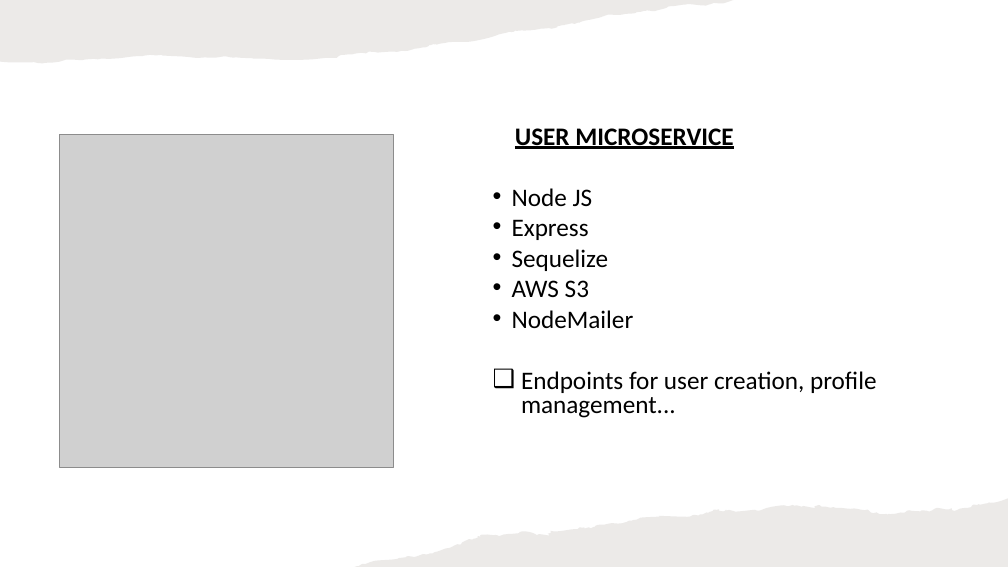
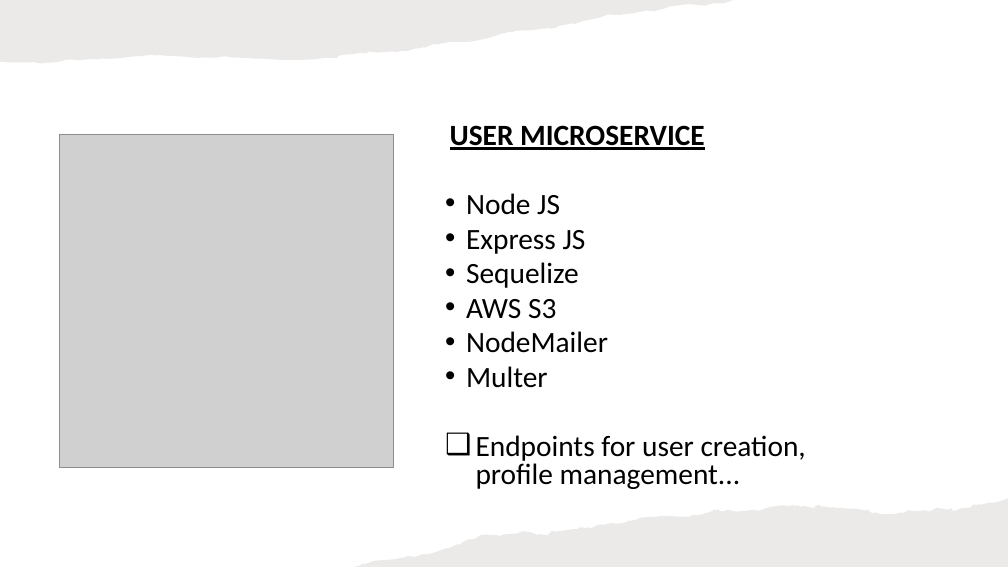
Before and after one commit to Nide17/irembo-user-acc-mgt, a slide deck: slide 7 of ppt.pptx (slide 6 before the commit). Drawn at 1008x567 pixels with LibreOffice and Linux fonts; fonts in the diff are those of the drawing; grey boxes stand for pictures. Boxes give left, top, right and bottom in pixels: in the first picture for what was removed or moved away, otherwise in the second. Text is boxed around its words. In the diff, an @@ line names an element or a change of style, - is before the commit and + after.

```diff
--- a/ppt.pptx
+++ b/ppt.pptx
@@ text "USER MICROSERVICE": place and size @@
-text "USER MICROSERVICE" at [512,128,877,418]
+text "USER MICROSERVICE" at [450,125,806,489]
@@ text at [450,125,806,489]: size 24 to 28 pt in "USER MICROSERVICE", "Node JS", "Sequelize", "AWS S3" and 2 more places; less space between paragraphs; indent changed @@
@@ text at [466,230,586,254]: text changed; size 24 to 28 pt @@
-• Express
+• Express JS
@@ text at [466,366,548,388]: paragraph added @@
+• Multer
```
Also in this commit, not shown: 11 other slides changed, 1 slide added, 6 other files.
